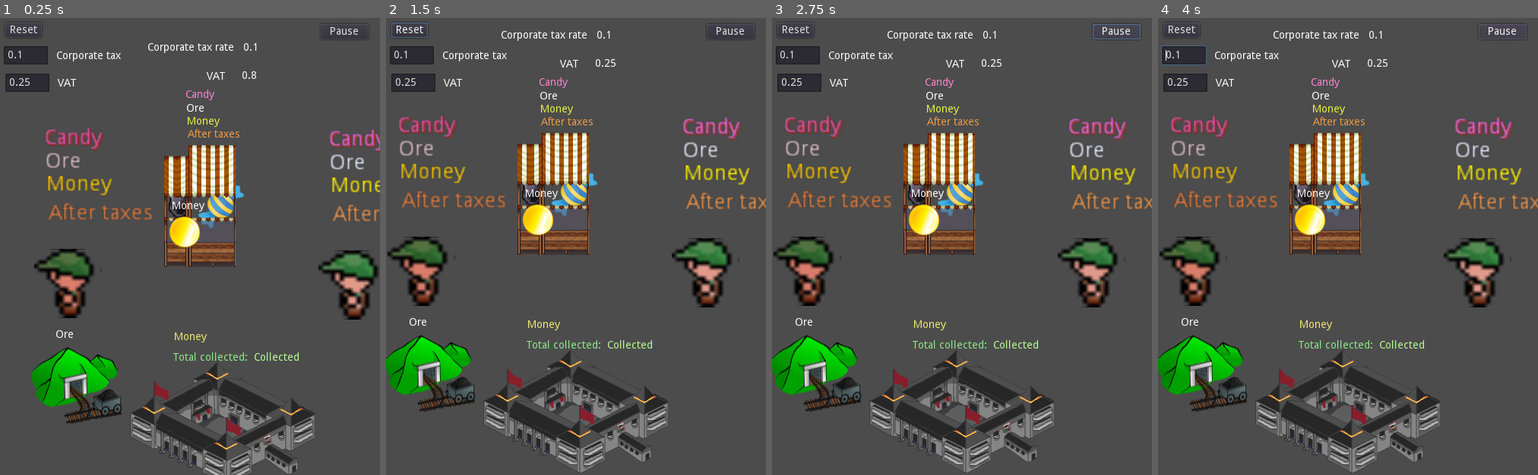
Above: before the commit, frames 1-4 (left to right).
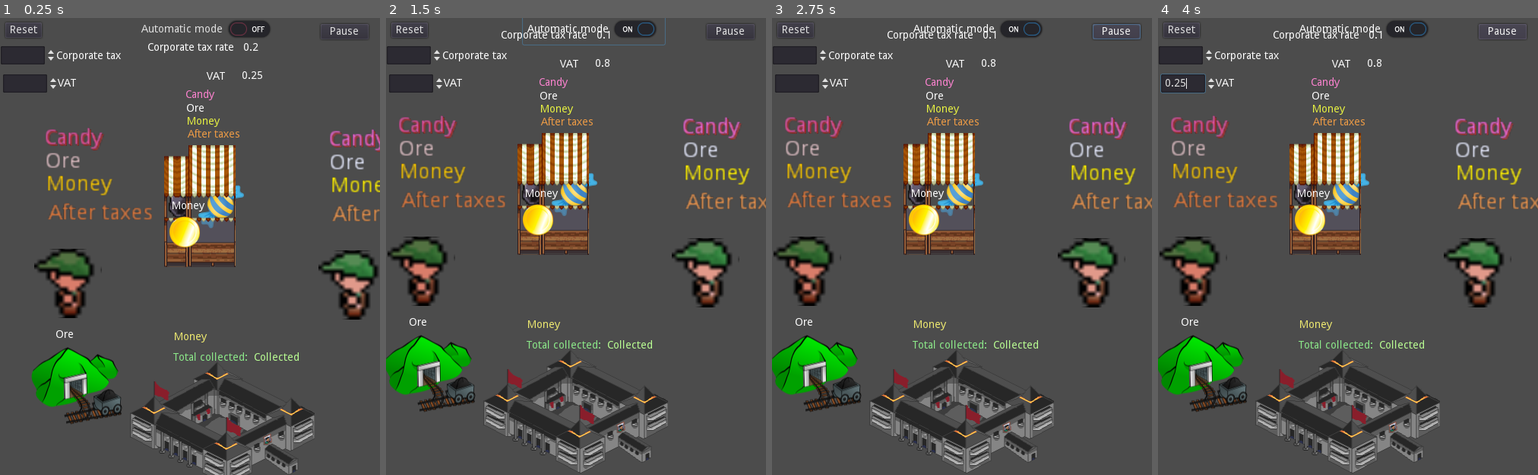
Above: after the commit, the same moments.

Repository: carlostgit/taxes
Game: Godot game, scene res://Control.tscn
The game is run twice, just before and just after one commit, with the same random seed, the same clock (stepped at 60 frames per second) and the same inputs.
Inputs (mouse positions are in pixels of both pictures, inside the frame that each line leads up to):
- Up to frame 1 (0.25 s): no input
- Up to frame 2 (1.5 s): click "Reset" at 0.5 s; click (595, 27) at 1.25 s, where only the run after the commit has a clickable "Automatic mode"
- Up to frame 3 (2.75 s): click "Pause" at 2 s
- Up to frame 4 (4 s): hold Right (ui_right) 2.78-3.53 s; hold Down (ui_down) from 3.53 s (still down)

The runs differ from the first frame. In frame 1, 0.8% of the frame differs, in the area x 0-71%, y 0-17%; in frame 2, 0.9%, in the area x 0-74%, y 0-17%; in frame 3, 0.8%; in frame 4, 0.9%.

Commit message:
Se añaden botones pada modo manual, se añaden controles para seleccionar modo automático/manual, y se cambian controles lineedits por spinboxes

Diff:
--- a/Control.gd
+++ b/Control.gd
@@ -5,9 +5,11 @@
 # var b = "text"
 const _main_scene_res = preload("res://Node2D.tscn")
 
+export (bool) var _automatic_mode = false
+
 # Called when the node enters the scene tree for the first time.
 func _ready():
-	pass # Replace with function body.
+	set_main_scene_parameters()
 
 # Called every frame. 'delta' is the elapsed time since the previous frame.
 #func _process(delta):
@@ -16,6 +18,17 @@
 
 #func _on_Button_pressed():
 #	pass
+
+func get_main_scene():
+	for node in self.get_children():
+		if(node.is_in_group("main_scene_group")):
+			return node
+
+	if ($Node2D):
+		return $Node2D
+
+	print("main_scene not found in get_main_scene()")
+	return null
 
 
 func _on_Button_reset_pressed():
@@ -30,18 +43,25 @@
 		$Node2D.queue_free()
 	var new_main_scene = _main_scene_res.instance()
 
-#	Configuration parameters
-	var corp_tax_text = $LineEdit_corp_tax.get_text()
-	var corp_tax_value = float(corp_tax_text)
-	var VAT_text = $LineEdit_VAT.get_text()
-	var VAT_value = float(VAT_text)
-
-	new_main_scene.set_corporate_tax(corp_tax_value)
-	new_main_scene.set_VAT(VAT_value)
 	self.add_child(new_main_scene)
 	new_main_scene.add_to_group("main_scene_group")
 
-	pass # Replace with function body.
+	set_main_scene_parameters()
+
+func set_main_scene_parameters():
+#	Configuration parameters
+	var corp_tax_text = $SpinBox_corp_tax.get_line_edit().get_text()
+	var corp_tax_value = float(corp_tax_text)
+#	var VAT_text = $LineEdit_VAT.get_text()
+	var VAT_text = $SpinBox_VAT.get_line_edit().get_text()
+	var VAT_value = float(VAT_text)
+
+	if(get_main_scene()):
+		get_main_scene().set_corporate_tax(corp_tax_value)
+		get_main_scene().set_VAT(VAT_value)
+		get_main_scene().set_automatic_mode(_automatic_mode)
+
+
 
 func _on_Button_pause_pressed():
 
@@ -51,3 +71,20 @@
 		get_tree().paused = true;
 
 	pass # Replace with function body.
+
+
+func _on_CheckButton_automatic_mode_toggled(button_pressed):
+	_automatic_mode = button_pressed
+	if(get_main_scene()):
+		get_main_scene().set_automatic_mode(_automatic_mode)
+
+
+
+
+func _on_SpinBox_VAT_value_changed(value):
+	if(get_main_scene()):
+		get_main_scene().set_VAT(value)
+
+func _on_SpinBox_corp_tax_value_changed(value):
+	if(get_main_scene()):
+		get_main_scene().set_corporate_tax(value)
--- a/Control.tscn
+++ b/Control.tscn
@@ -16,23 +16,10 @@
 margin_bottom = 26.0
 text = "Reset"
 
-[node name="LineEdit_corp_tax" type="LineEdit" parent="."]
-margin_left = 5.0
-margin_top = 37.0
-margin_right = 63.0
-margin_bottom = 61.0
-text = "0.1"
-
-[node name="Node2D" parent="." instance=ExtResource( 2 )]
-pause_mode = 1
+[node name="Node2D" parent="." groups=[
+"main_scene_group",
+] instance=ExtResource( 2 )]
 position = Vector2( 100, 54 )
-
-[node name="LineEdit_VAT" type="LineEdit" parent="."]
-margin_left = 7.0
-margin_top = 73.0
-margin_right = 65.0
-margin_bottom = 97.0
-text = "0.25"
 
 [node name="Label_VAT" type="Label" parent="."]
 margin_left = 76.0
@@ -55,5 +42,33 @@
 margin_right = 485.0
 margin_bottom = 28.0
 text = "Pause"
+
+[node name="CheckButton_automatic_mode" type="CheckButton" parent="."]
+margin_left = 180.0
+margin_top = -5.0
+margin_right = 256.0
+margin_bottom = 35.0
+text = "Automatic mode"
+
+[node name="SpinBox_VAT" type="SpinBox" parent="."]
+margin_left = 4.0
+margin_top = 74.0
+margin_right = 78.0
+margin_bottom = 98.0
+max_value = 10.0
+step = 0.05
+value = 0.25
+
+[node name="SpinBox_corp_tax" type="SpinBox" parent="."]
+margin_left = 1.0
+margin_top = 37.0
+margin_right = 75.0
+margin_bottom = 61.0
+max_value = 10.0
+step = 0.05
+value = 0.2
 [connection signal="pressed" from="Button_reset" to="." method="_on_Button_reset_pressed"]
 [connection signal="pressed" from="Button_pause" to="." method="_on_Button_pause_pressed"]
+[connection signal="toggled" from="CheckButton_automatic_mode" to="." method="_on_CheckButton_automatic_mode_toggled"]
+[connection signal="value_changed" from="SpinBox_VAT" to="." method="_on_SpinBox_VAT_value_changed"]
+[connection signal="value_changed" from="SpinBox_corp_tax" to="." method="_on_SpinBox_corp_tax_value_changed"]
--- a/KinematicBody2D_slacker.gd
+++ b/KinematicBody2D_slacker.gd
@@ -5,6 +5,8 @@
 # var b = "text"
 
 export var _speed = 10000
+
+export (bool) var _automatic_mode = false
 
 export (NodePath) var _shop_path
 
@@ -43,6 +45,24 @@
 	else:
 		$AnimationPlayer_slacker.stop()
 
+#	Vista de los botones
+	if (get_money()>0):
+		$Button_pay_taxes.show()
+	else:
+		$Button_pay_taxes.hide()
+
+	if (get_ore()>0):
+		$Button_sell_ore.show()
+	else:
+		$Button_sell_ore.hide()
+
+	if (get_after_taxes()>0):
+		$Button_buy_candies.show()
+	else:
+		$Button_buy_candies.hide()
+
+
+
 func set_money(var value_arg):
 	$Label_money.set_text(str(value_arg))
 
@@ -136,11 +156,13 @@
 #	add_money(-after_taxes_money)
 #	add_after_taxes(after_taxes_money)
 
-	self.call_deferred("pay_taxes")
+	if (_automatic_mode):
+		self.call_deferred("pay_taxes")
 
 	yield(get_tree().create_timer(0.5), "timeout")
 
-	self.call_deferred("buy_candies")
+	if (_automatic_mode):
+		self.call_deferred("buy_candies")
 
 #	var current_money = get_after_taxes()
 #
@@ -162,3 +184,28 @@
 
 	add_money(-after_taxes_money)
 	add_after_taxes(after_taxes_money)
+
+
+func sell_ore():
+	var current_ore = get_ore()
+	if (current_ore > 0):
+		var shop_node = self.get_node(_shop_path)
+		call_deferred("send_ore",current_ore,shop_node)
+
+#func _on_Button_pressed():
+#	pay_taxes()
+
+func _on_Button_pay_taxes_pressed():
+	pay_taxes()
+
+
+
+func _on_Button_buy_candies_pressed():
+	buy_candies()
+
+
+func _on_Button_sell_ore_pressed():
+	sell_ore()
+
+func set_automatic_mode(var automatic_mode_arg):
+	self._automatic_mode = automatic_mode_arg
--- a/KinematicBody2D_slacker.tscn
+++ b/KinematicBody2D_slacker.tscn
@@ -117,3 +117,27 @@
 rect_scale = Vector2( 2, 2 )
 custom_colors/font_color = Color( 0.890196, 0.560784, 0.290196, 1 )
 text = "After taxes"
+
+[node name="Button_pay_taxes" type="Button" parent="."]
+margin_left = -114.0
+margin_top = -135.0
+margin_right = -42.0
+margin_bottom = -115.0
+text = "Pay taxes"
+
+[node name="Button_buy_candies" type="Button" parent="."]
+margin_left = -115.0
+margin_top = -100.0
+margin_right = -27.0
+margin_bottom = -80.0
+text = "Buy candies"
+
+[node name="Button_sell_ore" type="Button" parent="."]
+margin_left = -112.0
+margin_top = -165.0
+margin_right = -100.0
+margin_bottom = -145.0
+text = "Sell ore"
+[connection signal="pressed" from="Button_pay_taxes" to="." method="_on_Button_pay_taxes_pressed"]
+[connection signal="pressed" from="Button_buy_candies" to="." method="_on_Button_buy_candies_pressed"]
+[connection signal="pressed" from="Button_sell_ore" to="." method="_on_Button_sell_ore_pressed"]
--- a/KinematicBody2D_worker.gd
+++ b/KinematicBody2D_worker.gd
@@ -66,11 +66,13 @@
 #	var current_money = get_money()
 #	var taxes = self._tax_rate_worker*current_money
 #	var money_after_taxes = current_money-taxes
-	self.call_deferred("pay_taxes")
+	if (self._automatic_mode):
+		self.call_deferred("pay_taxes")
 
 	yield(get_tree().create_timer(0.5), "timeout")
 
-	self.call_deferred("buy_candies")
+	if (self._automatic_mode):
+		self.call_deferred("buy_candies")
 
 #	var money_after_taxes = get_after_taxes()
 #	if (money_after_taxes>0):
@@ -79,7 +81,8 @@
 
 	yield(get_tree().create_timer(0.5), "timeout")
 
-	self.call_deferred("sell_ore")
+	if (self._automatic_mode):
+		self.call_deferred("sell_ore")
 
 #	var current_ore = get_ore()
 #	if (current_ore > 0):
@@ -91,9 +94,3 @@
 	if (money_after_taxes>0):
 		var shop_node = self.get_node(_shop_path)
 		self.call_deferred("send_money",money_after_taxes,shop_node)
-
-func sell_ore():
-	var current_ore = get_ore()
-	if (current_ore > 0):
-		var shop_node = self.get_node(_shop_path)
-		call_deferred("send_ore",current_ore,shop_node)
--- a/Node2D.gd
+++ b/Node2D.gd
@@ -71,8 +71,19 @@
 func set_corporate_tax(var corp_tax_arg):
 	_corporate_tax_rate=corp_tax_arg
 	$Label_corporate_tax_rate.set_text(str(corp_tax_arg))
-
+	$KinematicBody2D_worker.set_corporate_tax_rate(corp_tax_arg)
 
 func set_VAT(var VAT_arg):
 	_value_added_tax=VAT_arg
-	$Label_value_added_tax_rate.set_text(str(VAT_arg))
+
+	$Label_value_added_tax_rate.set_text(str(_value_added_tax))
+	$StaticBody2D_shop.set_value_added_tax_rate(_value_added_tax)
+
+
+func _on_Button_pay_taxes_pressed():
+	pass # Replace with function body.
+
+func set_automatic_mode(var automatic_mode_arg):
+	$KinematicBody2D_slacker.set_automatic_mode(automatic_mode_arg)
+	$KinematicBody2D_worker.set_automatic_mode(automatic_mode_arg)
+	$StaticBody2D_shop.set_automatic_mode(automatic_mode_arg)
--- a/Node2D.tscn
+++ b/Node2D.tscn
@@ -80,6 +80,7 @@
 position = Vector2( 191, 192 )
 
 [node name="StaticBody2D_shop" type="StaticBody2D" parent="."]
+editor/display_folded = true
 position = Vector2( 165, 198 )
 script = ExtResource( 8 )
 _government = NodePath("../StaticBody2D_government")
@@ -122,6 +123,13 @@
 margin_bottom = -92.0
 custom_colors/font_color = Color( 0.929412, 0.607843, 0.270588, 1 )
 text = "After taxes"
+
+[node name="Button_pay_taxes" type="Button" parent="StaticBody2D_shop"]
+margin_left = -97.0
+margin_top = -127.0
+margin_right = -25.0
+margin_bottom = -107.0
+text = "Pay taxes"
 
 [node name="Node2D_Coin" parent="." instance=ExtResource( 10 )]
 position = Vector2( 144, 229 )
@@ -197,3 +205,4 @@
 margin_bottom = 31.0
 text = "VAT"
 [connection signal="body_entered" from="Area2D_mine" to="." method="_on_Area2D_mine_body_entered"]
+[connection signal="pressed" from="StaticBody2D_shop/Button_pay_taxes" to="StaticBody2D_shop" method="_on_Button_pay_taxes_pressed"]
--- a/StaticBody2D_shop.gd
+++ b/StaticBody2D_shop.gd
@@ -5,6 +5,8 @@
 # var b = "text"
 
 export (NodePath) var _government
+
+export (bool) var _automatic_mode = false
 
 const MyNode2D_candyResource = preload("res://Area2D_candy.tscn")
 #const MyNode2D_oreResource = preload("res://Area2D_ore.tscn")
@@ -17,7 +19,12 @@
 	pass # Replace with function body.
 
 # Called every frame. 'delta' is the elapsed time since the previous frame.
-#func _process(delta):
+func _process(delta):
+	if (get_money()>0):
+		$Button_pay_taxes.show()
+	else:
+		$Button_pay_taxes.hide()
+
 #	pass
 
 func set_money(var value_arg):
@@ -68,8 +75,8 @@
 
 
 #	pay_taxes(taxes)
-
-	call_deferred("pay_taxes",taxes)
+	if (self._automatic_mode):
+		call_deferred("pay_taxes")
 
 func set_ore(var value_arg):
 	$Label_ore.set_text(str(value_arg))
@@ -121,16 +128,16 @@
 	add_after_taxes(-value_arg)
 
 ################################
-func pay_taxes(var amount_arg):
-	var coin_gov = MyNode2D_moneyResource.instance()
-	self.get_parent().add_child(coin_gov)
-	coin_gov.set_origin_destiny(self,get_node(_government))
-	coin_gov.set_value(amount_arg)
-	add_money(-amount_arg)
-	var remaining_money = get_money()
-	if (remaining_money>0):
-		add_money(-remaining_money)
-		add_after_taxes(remaining_money)
+#func pay_taxes(var amount_arg):
+#	var coin_gov = MyNode2D_moneyResource.instance()
+#	self.get_parent().add_child(coin_gov)
+#	coin_gov.set_origin_destiny(self,get_node(_government))
+#	coin_gov.set_value(amount_arg)
+#	add_money(-amount_arg)
+#	var remaining_money = get_money()
+#	if (remaining_money>0):
+#		add_money(-remaining_money)
+#		add_after_taxes(remaining_money)
 
 func send_money(var amount_arg, var destiny_node_arg):
 	if(amount_arg != 0):
@@ -150,3 +157,22 @@
 
 func set_value_added_tax_rate(var rate):
 	_tax_rate = rate
+
+func pay_taxes():
+	var money = get_money()
+	var taxes = _tax_rate*money
+	var coin_gov = MyNode2D_moneyResource.instance()
+	self.get_parent().add_child(coin_gov)
+	coin_gov.set_origin_destiny(self,get_node(_government))
+	coin_gov.set_value(taxes)
+	add_money(-taxes)
+	var remaining_money = get_money()
+	if (remaining_money>0):
+		add_money(-remaining_money)
+		add_after_taxes(remaining_money)
+
+func _on_Button_pay_taxes_pressed():
+	self.pay_taxes()
+
+func set_automatic_mode(var automatic_mode_arg):
+	self._automatic_mode = automatic_mode_arg
--- a/project.godot
+++ b/project.godot
@@ -18,10 +18,6 @@
 config/name="Taxes"
 run/main_scene="res://Control.tscn"
 config/icon="res://icon.png"
-
-[debug]
-
-settings/stdout/print_fps=true
 
 [display]
 
